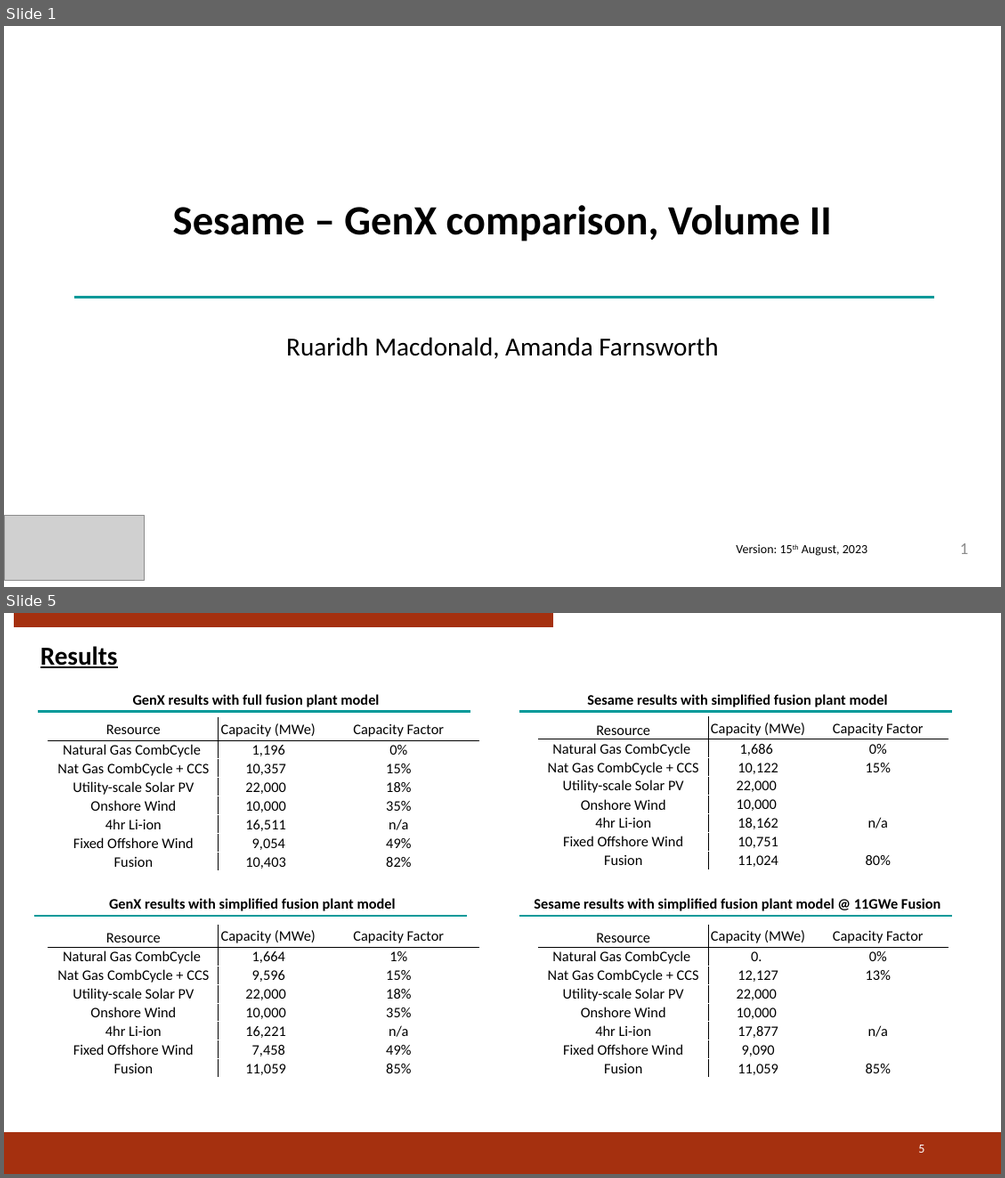
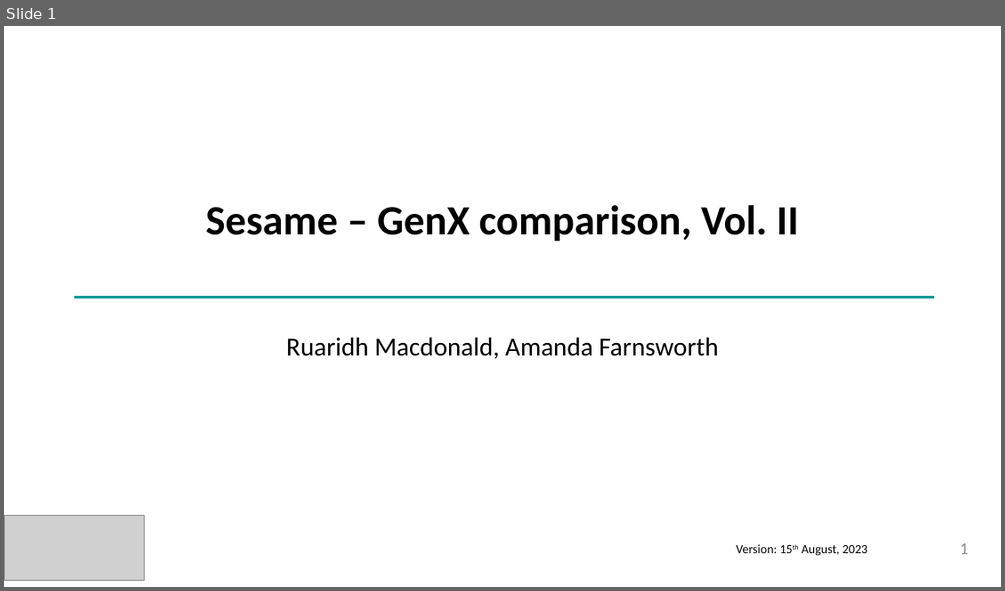
Before and after one commit to rmacd757/GenX, a slide deck: fusion_paper/sesame_comparison/2023-08-14 GenX-Sesame comparison presentation.pptx. Shown one above the other, each under a label of ours: slides 1 and 5 before the commit, slide 1 after it; the slides between them are not shown. The pictures are 1005x1178 and 1005x591 pixels, drawn with LibreOffice and Linux fonts; fonts in the diff are those of the drawing; grey boxes stand for pictures; background and template pictures are left out. Boxes give left, top, right and bottom in pixels: in the first picture for what was removed or moved away, otherwise in the second. Text is boxed around its words. In the diff, an @@ line names an element or a change of style, - is before the commit and + after.

```diff
--- a/fusion_paper/sesame_comparison/2023-08-14 GenX-Sesame comparison presentation.pptx
+++ b/fusion_paper/sesame_comparison/2023-08-14 GenX-Sesame comparison presentation.pptx
@@ slide 5 removed at (4, 613, 1001, 1174), background #FFFFFF @@
@@ rectangle removed at (15, 613, 553, 627) @@
@@ text removed at (40, 646, 118, 668) @@
-Results
@@ line removed from (38, 712) to (470, 712) @@
@@ table removed at (48, 718, 479, 872), 8 rows, 3 columns @@
-Resource | Capacity (MWe) | Capacity Factor
-Natural Gas CombCycle | 1,196 | 0%
-Nat Gas CombCycle + CCS | 10,357 | 15%
-Utility-scale Solar PV | 22,000 | 18%
-Onshore Wind | 10,000 | 35%
-4hr Li-ion | 16,511 | n/a
-Fixed Offshore Wind | 9,054 | 49%
-Fusion | 10,403 | 82%
@@ text removed at (133, 694, 379, 707) @@
-GenX results with full fusion plant model
@@ line removed from (519, 712) to (952, 712) @@
@@ table removed at (539, 717, 948, 870), 8 rows, 3 columns @@
-Resource | Capacity (MWe) | Capacity Factor
-Natural Gas CombCycle | 1,686 | 0%
-Nat Gas CombCycle + CCS | 10,122 | 15%
-Utility-scale Solar PV | 22,000 | 
-Onshore Wind | 10,000 | 
-4hr Li-ion | 18,162 | n/a
-Fixed Offshore Wind | 10,751 | 
-Fusion | 11,024 | 80%
@@ text removed at (587, 694, 888, 707) @@
-Sesame results with simplified fusion plant model
@@ rectangle removed at (20, 877, 488, 1094) @@
@@ text removed at (109, 898, 396, 911) @@
-GenX results with simplified fusion plant model
@@ rectangle removed at (502, 886, 971, 1103) @@
@@ text removed at (534, 898, 940, 911) @@
-Sesame results with simplified fusion plant model @ 11GWe Fusion
@@ line removed from (34, 916) to (467, 916) @@
@@ table removed at (48, 925, 479, 1078), 8 rows, 3 columns @@
-Resource | Capacity (MWe) | Capacity Factor
-Natural Gas CombCycle | 1,664 | 1%
-Nat Gas CombCycle + CCS | 9,596 | 15%
-Utility-scale Solar PV | 22,000 | 18%
-Onshore Wind | 10,000 | 35%
-4hr Li-ion | 16,221 | n/a
-Fixed Offshore Wind | 7,458 | 49%
-Fusion | 11,059 | 85%
@@ line removed from (519, 916) to (952, 916) @@
@@ table removed at (539, 925, 948, 1078), 8 rows, 3 columns @@
-Resource | Capacity (MWe) | Capacity Factor
-Natural Gas CombCycle | 0. | 0%
-Nat Gas CombCycle + CCS | 12,127 | 13%
-Utility-scale Solar PV | 22,000 | 
-Onshore Wind | 10,000 | 
-4hr Li-ion | 17,877 | n/a
-Fixed Offshore Wind | 9,090 | 
-Fusion | 11,059 | 85%
@@ rectangle removed at (4, 1133, 1001, 1174) @@
@@ page number removed at (918, 1144, 924, 1152) @@
-5
@@ slide 1 changed as well @@
@@ text at (206, 205, 799, 241): text changed @@
-Sesame – GenX comparison, Volume II
+Sesame – GenX comparison, Vol. II
```
Also in this commit, not shown: 2 other slides changed, 3 slides added, 2 other slides removed, 32 other files.
